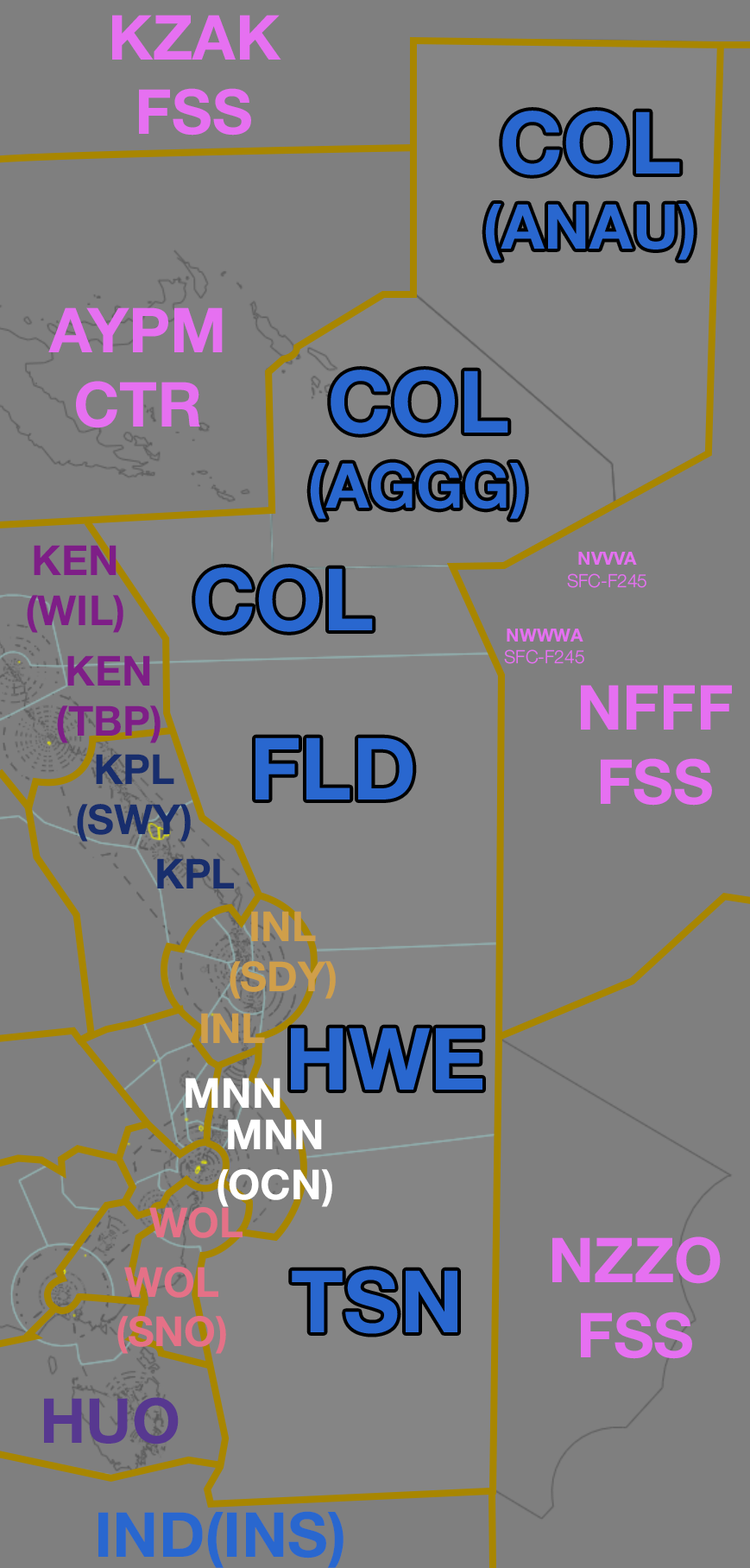
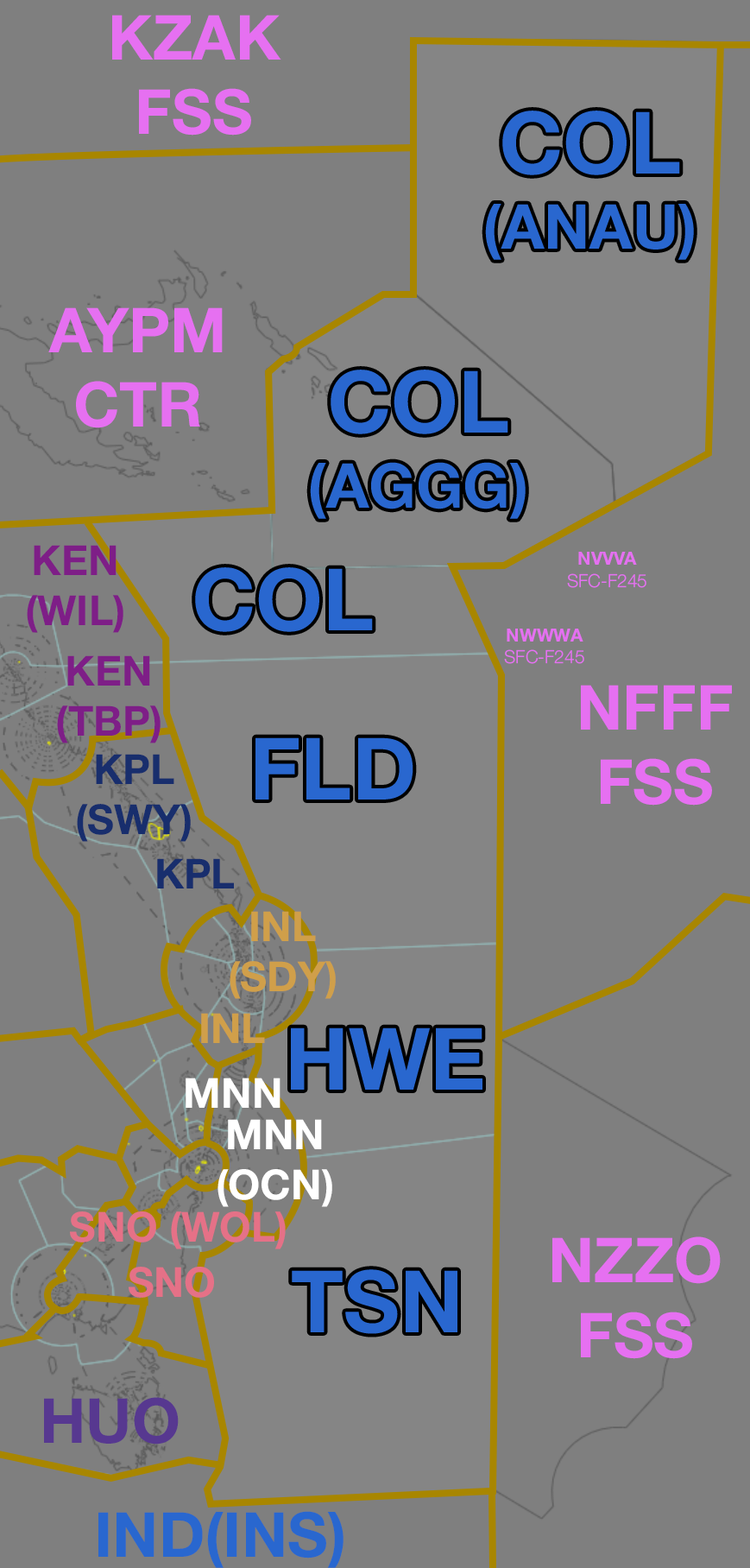
Layer changes from the first 750 x 1568 image to the second:
renamed "WOL" to "SNO (WOL)", painted on it over left=69, top=1207, right=286, bottom=1250
renamed "WOL (SNO)" to "SNO", painted on it over left=117, top=1266, right=227, bottom=1354
painted on "Shape 25" over left=238, top=1211, right=247, bottom=1230